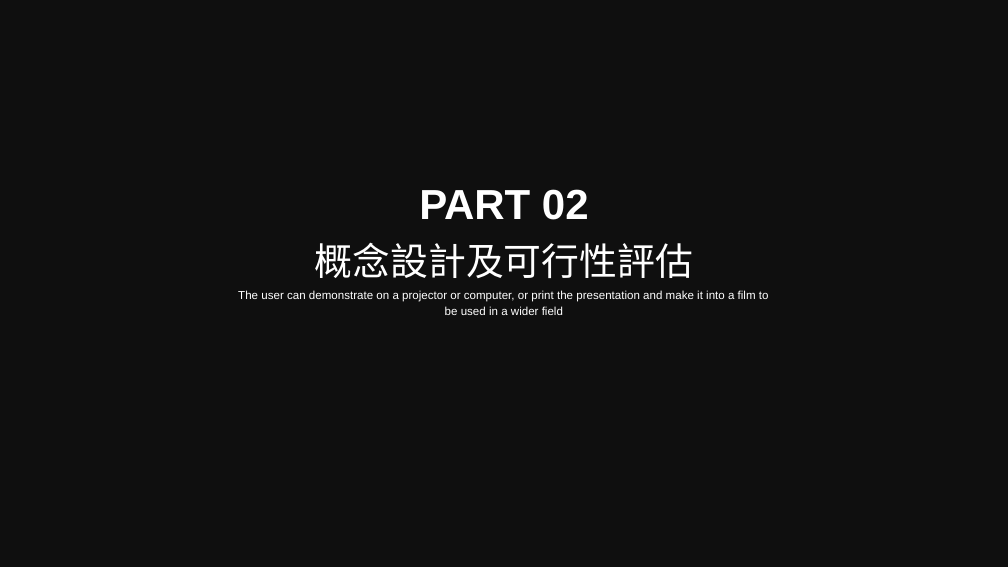
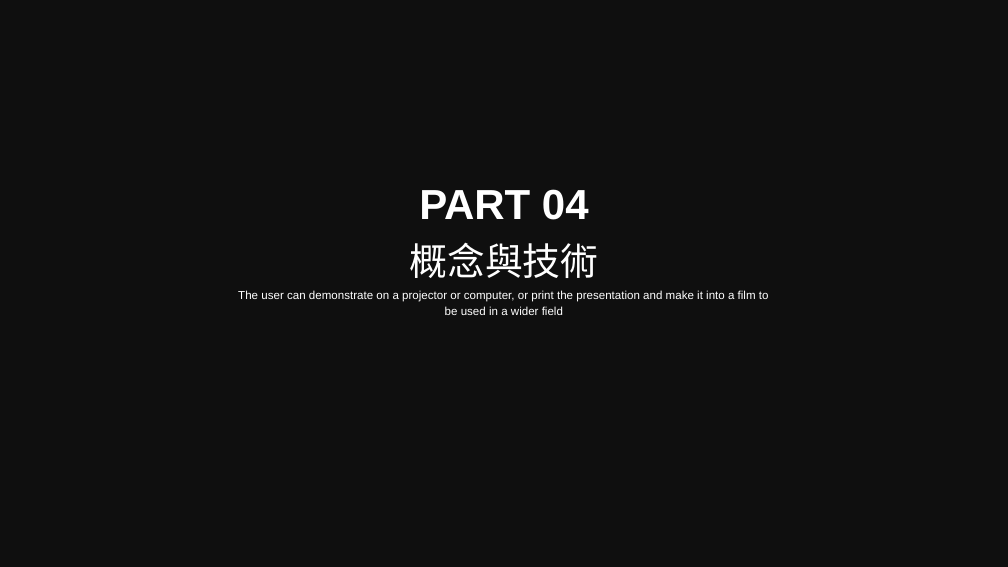
Before and after one commit to Sikako/hackthon, a slide deck: slide 13 of bigdata.pptx (slide 12 before the commit). Drawn at 1008x567 pixels with LibreOffice and Linux fonts; fonts in the diff are those of the drawing; background and template pictures are left out; a plain dark background stands for a picture behind light text. Boxes give left, top, right and bottom in pixels: in the first picture for what was removed or moved away, otherwise in the second. Text is boxed around its words. In the diff, an @@ line names an element or a change of style, - is before the commit and + after.

```diff
--- a/bigdata.pptx
+++ b/bigdata.pptx
@@ text at <box>419,189,589,220</box>: text changed @@
-PART 02
+PART 04
@@ text at <box>409,242,598,278</box>: text changed @@
-概念設計及可行性評估
+概念與技術
```
Also in this commit, not shown: 1 slide added.
